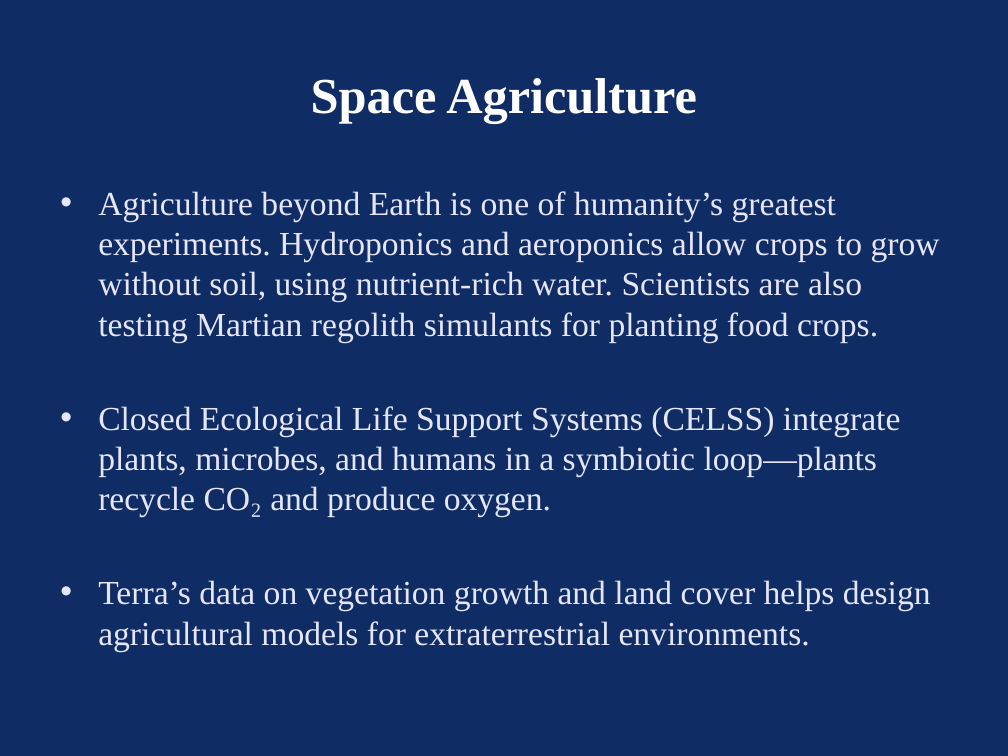
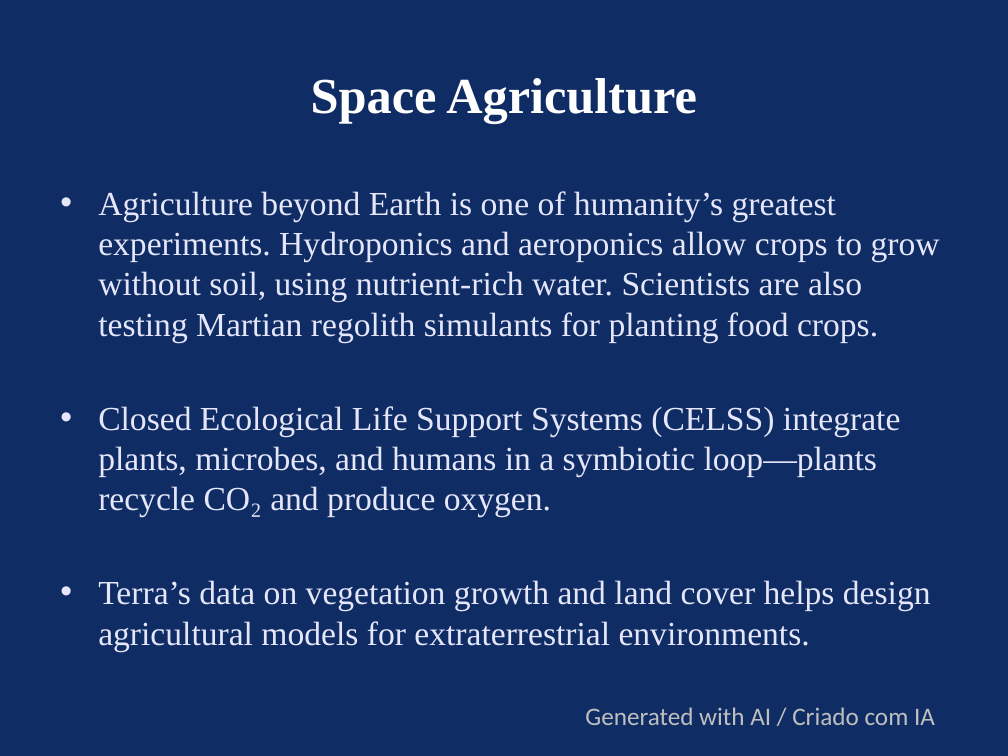
Before and after one commit to JUNIOR-PROJETOS-CUIABA/Sustainability_Mars, a slide deck: slide 4 of Sustainability_from_Earth_to_Mars_Expanded_Blue.pptx. Drawn at 1008x756 pixels with LibreOffice and Linux fonts; fonts in the diff are those of the drawing. Boxes give left, top, right and bottom in pixels: in the first picture for what was removed or moved away, otherwise in the second. Text is boxed around its words. In the diff, an @@ line names an element or a change of style, - is before the commit and + after.

```diff
--- a/Sustainability_from_Earth_to_Mars_Expanded_Blue.pptx
+++ b/Sustainability_from_Earth_to_Mars_Expanded_Blue.pptx
@@ text added at box(585, 707, 935, 725), 18 pt, text #BFBFBF @@
+Generated with AI / Criado com IA
```
Also in this commit, not shown: 6 other slides changed.
